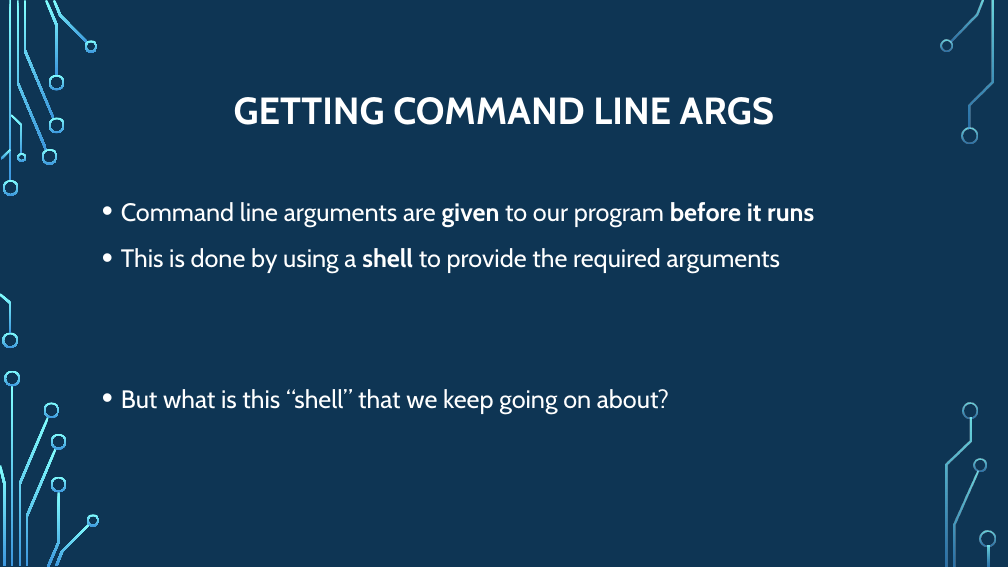
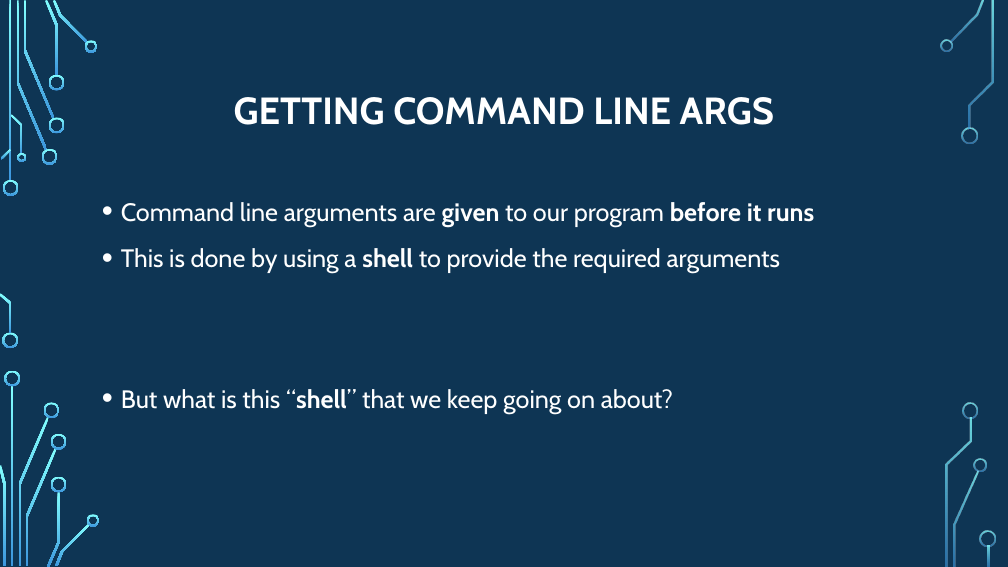
Before and after one commit to psypdt/ZIS_C-_Summer_Course_2019, a slide deck: slide 15 of Day_4/Day_4.pptx. Drawn at 1008x567 pixels with LibreOffice and Linux fonts; fonts in the diff are those of the drawing; background and template pictures are left out. Boxes give left, top, right and bottom in pixels: in the first picture for what was removed or moved away, otherwise in the second. Text is boxed around its words. In the diff, an @@ line names an element or a change of style, - is before the commit and + after.

```diff
--- a/Day_4/Day_4.pptx
+++ b/Day_4/Day_4.pptx
@@ text at [121,389,673,414]: bold on in "“shell”" @@
```
Also in this commit, not shown: 14 other slides changed, 2 slides added.
